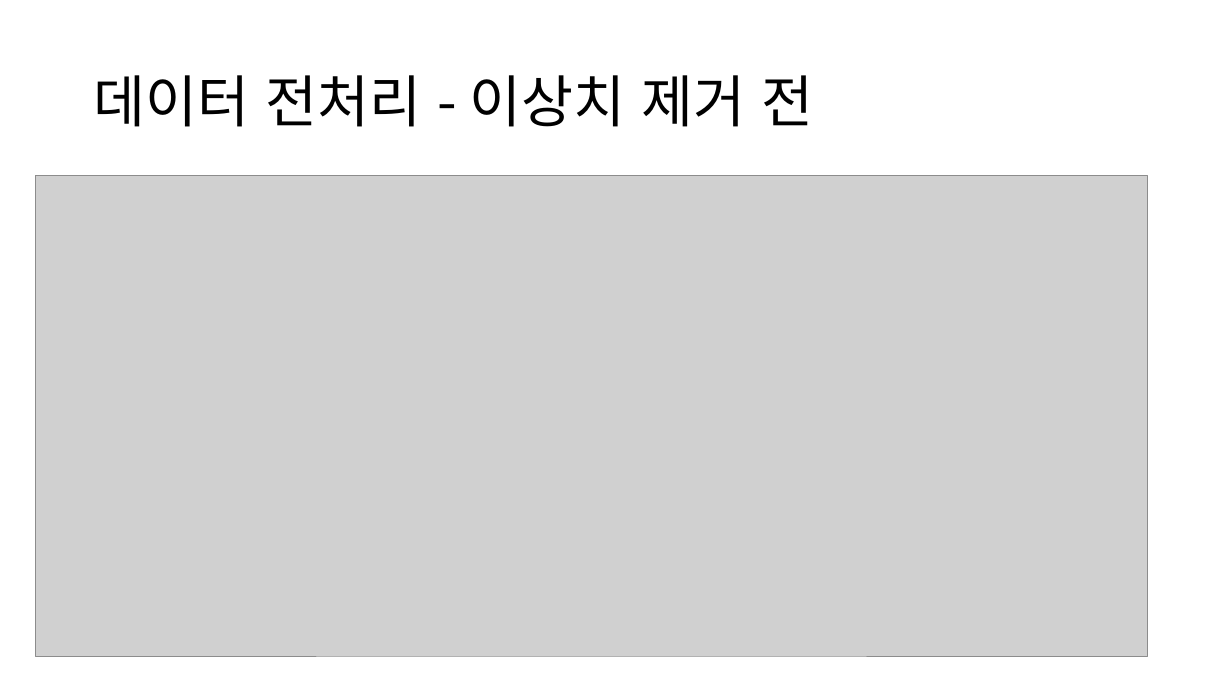
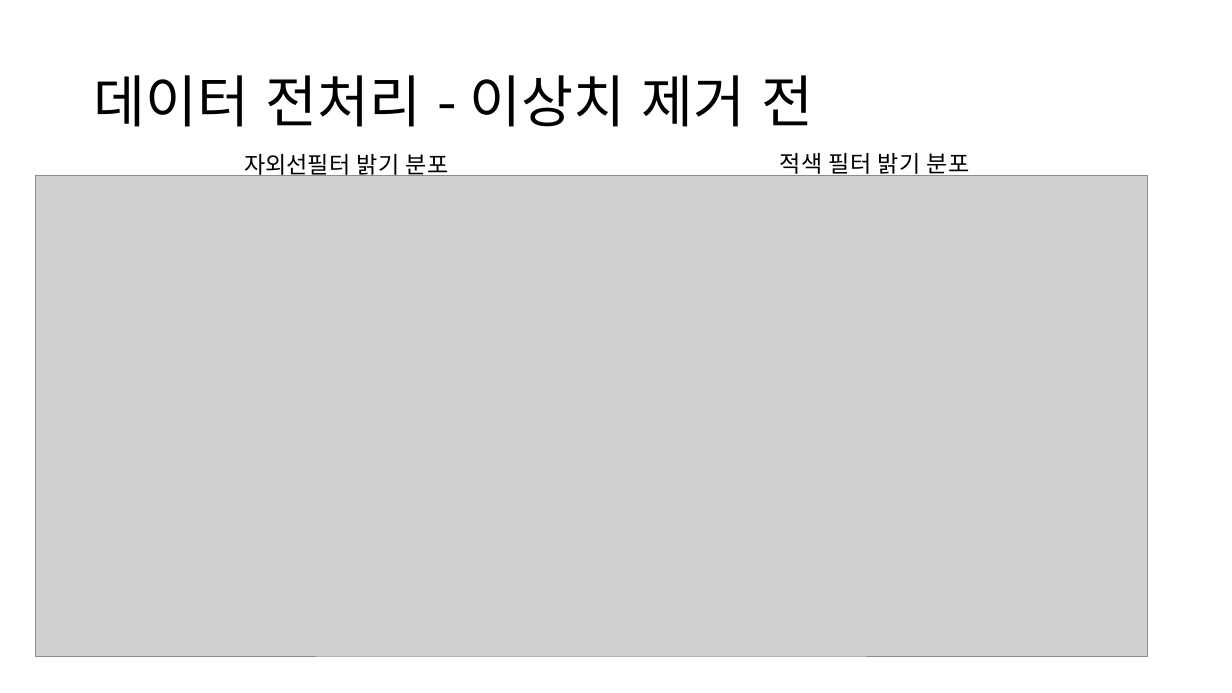
Before and after one commit to lh7721004/redshift-regression, a slide deck: slide 10 of 2021212816 김이현 데이터과학.pptx. Drawn at 1232x693 pixels with LibreOffice and Linux fonts; fonts in the diff are those of the drawing; grey boxes stand for pictures. Boxes give left, top, right and bottom in pixels: in the first picture for what was removed or moved away, otherwise in the second. Text is boxed around its words. In the diff, an @@ line names an element or a change of style, - is before the commit and + after.

Commit message:
update ppt

```diff
--- a/2021212816 김이현 데이터과학.pptx
+++ b/2021212816 김이현 데이터과학.pptx
@@ text added at bbox=[244, 154, 449, 179], 18 pt, text #000000 @@
+자외선필터 밝기 분포
@@ text added at bbox=[780, 153, 970, 178], 18 pt, text #000000 @@
+적색 필터 밝기 분포
```
Also in this commit, not shown: 1 other file.
